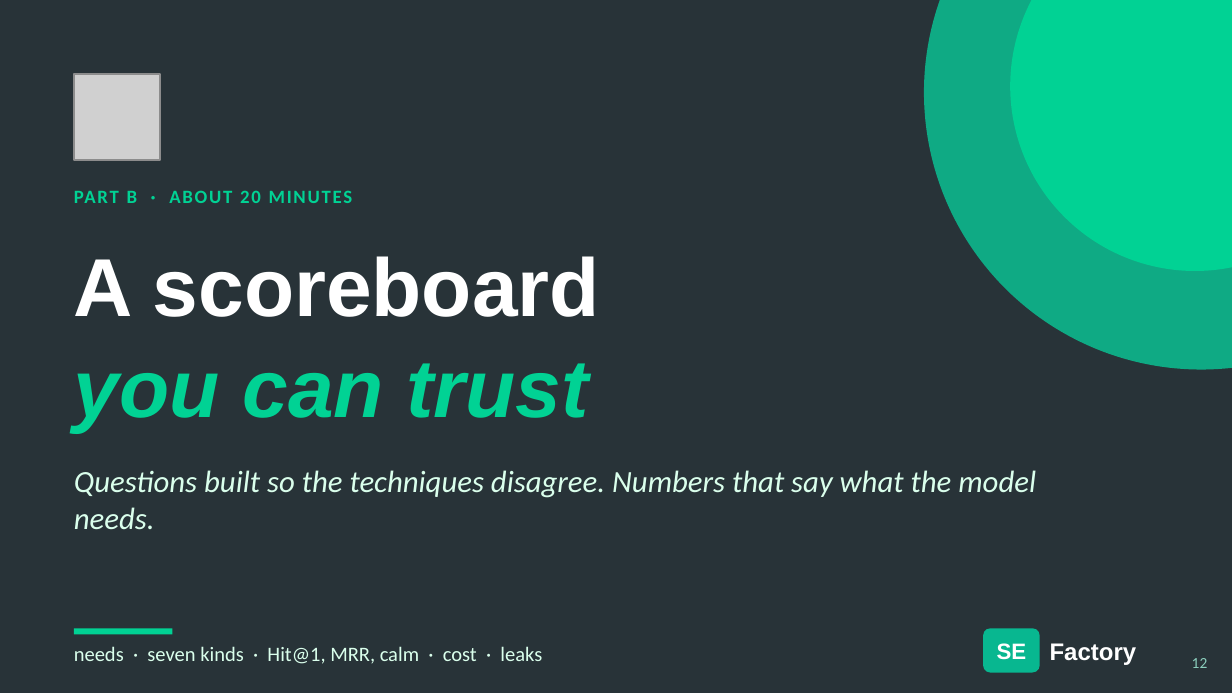
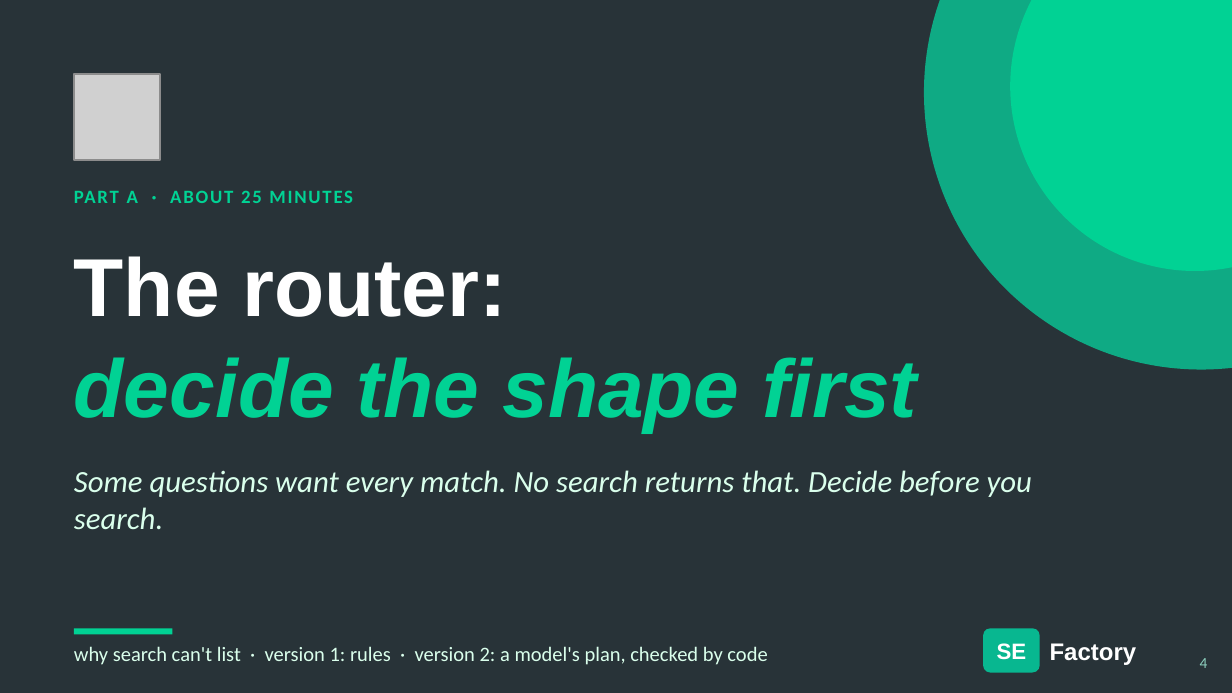
Before and after one commit to hasankanaan26/acme-desk, a slide deck: slide 4 of slides/part3-retrieval.pptx (slide 12 before the commit). Drawn at 1232x693 pixels with LibreOffice and Linux fonts; fonts in the diff are those of the drawing; grey boxes stand for pictures. Boxes give left, top, right and bottom in pixels: in the first picture for what was removed or moved away, otherwise in the second. Text is boxed around its words. In the diff, an @@ line names an element or a change of style, - is before the commit and + after.

```diff
--- a/slides/part3-retrieval.pptx
+++ b/slides/part3-retrieval.pptx
@@ text at (74, 190, 353, 203): text changed @@
-PART B · ABOUT 20 MINUTES
+PART A · ABOUT 25 MINUTES
@@ text at (74, 256, 506, 317): text changed @@
-A scoreboard
+The router:
@@ text at (74, 357, 917, 432): text changed @@
-you can trust
+decide the shape first
@@ text at (74, 470, 1032, 530): text changed @@
-Questions built so the techniques disagree. Numbers that say what the model needs.
+Some questions want every match. No search returns that. Decide before you search.
@@ text at (74, 646, 767, 665): text changed @@
-needs · seven kinds · Hit@1, MRR, calm · cost · leaks
+why search can't list · version 1: rules · version 2: a model's plan, checked by code
@@ text at (1200, 658, 1208, 668): text changed @@
-12
+4
```
Also in this commit, not shown: 21 other slides changed, 22 slides added, 16 slides removed, 48 other files.
